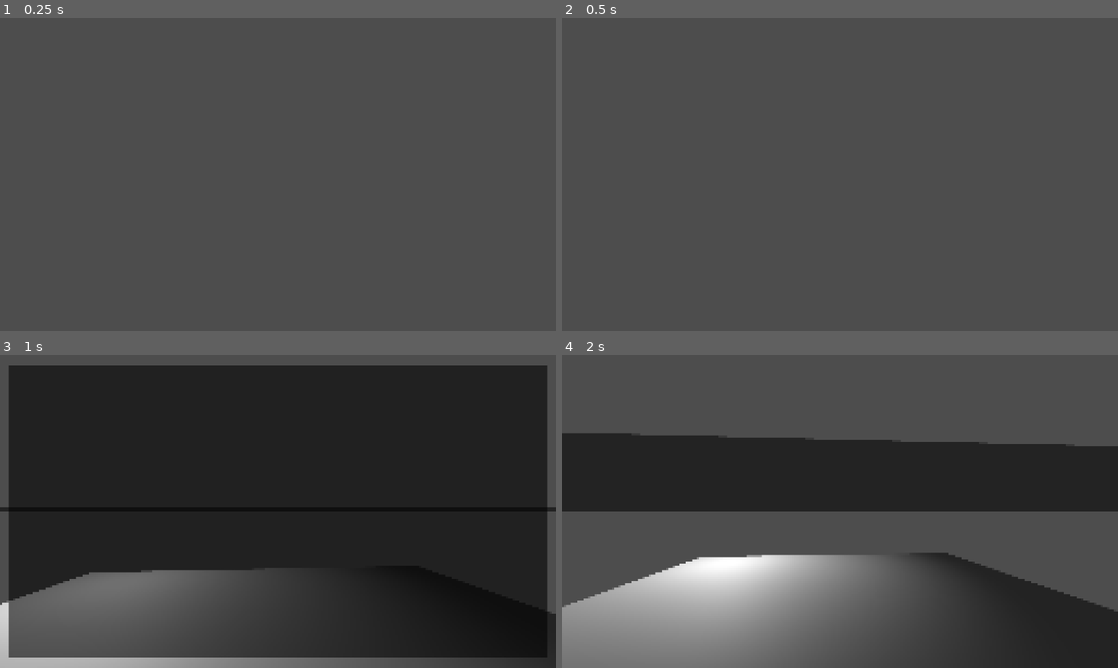
Above: before the commit, frames 1-4 (two rows, left to right).
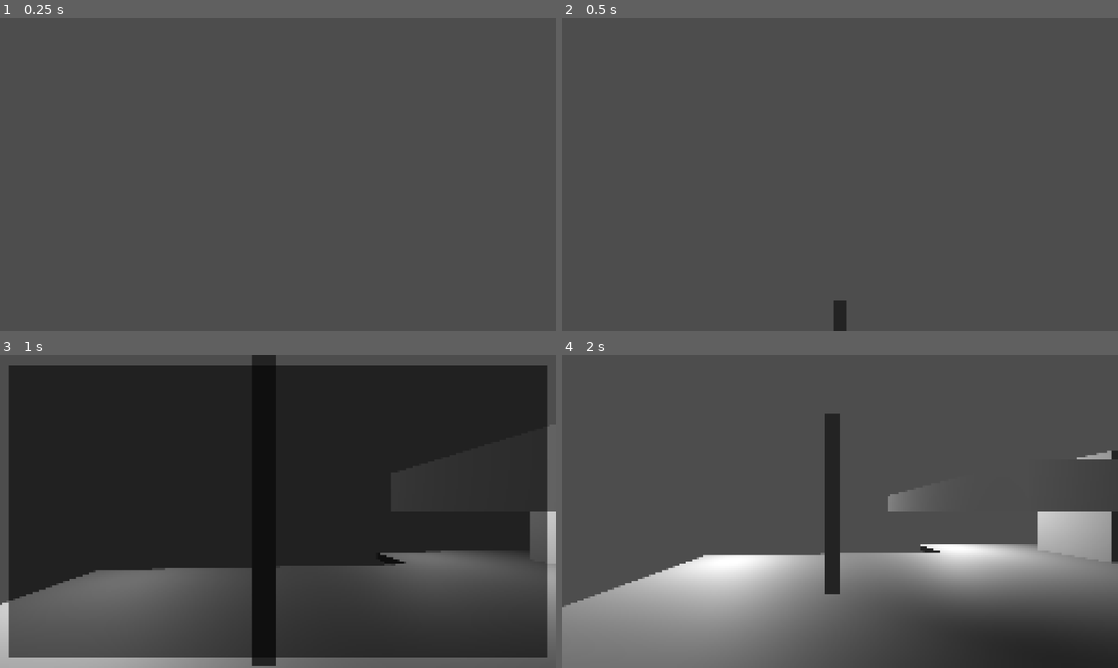
Above: after the commit, the same moments.

Repository: BrownRISDGameDevelopers/hungry-haus
Game: Godot game, scene res://src/Game.tscn
Two runs of this game, one before a commit and one after it. Both use one fixed random seed, a clock stepped at 60 frames per second and the inputs below.
Inputs (mouse positions are in pixels of both pictures, inside the frame that each line leads up to):
- Up to frame 1 (0.25 s): no input
- Up to frame 2 (0.5 s): no input
- Up to frame 3 (1 s): move the mouse to (305, 511) at 0.52 s; hold W (move_forward) from 0.53 s (still down); hold Tab (interact) from 0.53 s (still down); tap Space (jump) at 0.77 s
- Up to frame 4 (2 s): tap Enter at 1.25 s; move the mouse to (728, 527) at 1.27 s; release W (move_forward) at 1.28 s; release Tab (interact) at 1.28 s; hold S (move_backward) from 1.28 s (still down); tap Tab (interact) at 1.35 s; tap Space (jump) at 1.52 s

Frame 1 is identical in both runs. In frame 2, 0.2% of the frame differs, in the area x 48-52%, y 90-100%; in frame 3, 12%; in frame 4, 33%, in the area x 0-100%, y 18-87%.

Commit message:
divide world into rooms

Diff:
--- a/src/player/player.tscn
+++ b/src/player/player.tscn
@@ -1,6 +1,14 @@
-[gd_scene load_steps=2 format=3 uid="uid://bp36emxlxtkhg"]
+[gd_scene load_steps=3 format=3 uid="uid://bp36emxlxtkhg"]
 
 [ext_resource type="Script" uid="uid://b37jjhgj4urbr" path="res://src/player/player.gd" id="1_4anbu"]
 
+[sub_resource type="CapsuleShape3D" id="CapsuleShape3D_4anbu"]
+
 [node name="Player" type="CharacterBody3D"]
 script = ExtResource("1_4anbu")
+
+[node name="CollisionShape3D" type="CollisionShape3D" parent="."]
+shape = SubResource("CapsuleShape3D_4anbu")
+debug_color = Color(0, 0.6, 0.701961, 1)
+
+[node name="Camera3D" type="Camera3D" parent="."]
--- /dev/null
+++ b/src/ui/bathroom/bathroom_puzzle.gd
@@ -0,0 +1,3 @@
+extends Puzzle
+
+class_name BathroomPuzzle
--- /dev/null
+++ b/src/ui/bathroom/bathroom_puzzle.tscn
@@ -0,0 +1,7 @@
+[gd_scene load_steps=3 format=3 uid="uid://bfnojvvc0fc2h"]
+
+[ext_resource type="PackedScene" uid="uid://cl6ia52rquthd" path="res://src/ui/puzzle.tscn" id="1_nymm8"]
+[ext_resource type="Script" uid="uid://c7b3mpxs4w5ft" path="res://src/ui/bathroom/bathroom_puzzle.gd" id="2_w10vh"]
+
+[node name="BathroomPuzzle" instance=ExtResource("1_nymm8")]
+script = ExtResource("2_w10vh")
--- /dev/null
+++ b/src/ui/bedroom/bedroom_puzzle.gd
@@ -0,0 +1,3 @@
+extends Puzzle
+
+class_name BedroomPuzzle
--- /dev/null
+++ b/src/ui/bedroom/bedroom_puzzle.tscn
@@ -0,0 +1,7 @@
+[gd_scene load_steps=3 format=3 uid="uid://ucb4ni385yxx"]
+
+[ext_resource type="PackedScene" uid="uid://cl6ia52rquthd" path="res://src/ui/puzzle.tscn" id="1_mb3a5"]
+[ext_resource type="Script" uid="uid://xi7c6ifqm0rl" path="res://src/ui/bedroom/bedroom_puzzle.gd" id="2_yn5g8"]
+
+[node name="BedroomPuzzle" instance=ExtResource("1_mb3a5")]
+script = ExtResource("2_yn5g8")
--- a/src/ui/kitchen_puzzle.gd
+++ b/src/ui/kitchen/kitchen_puzzle.gd
@@ -1,3 +1,5 @@
 extends Puzzle
 
 class_name KitchenPuzzle
+
+# TODO sliding puzzle logic
--- a/src/ui/kitchen_puzzle.tscn
+++ b/src/ui/kitchen/kitchen_puzzle.tscn
@@ -1,6 +1,6 @@
 [gd_scene load_steps=2 format=3 uid="uid://chg877he58hdh"]
 
-[ext_resource type="Script" uid="uid://d08gdlqj02bom" path="res://src/ui/kitchen_puzzle.gd" id="1_i8rvj"]
+[ext_resource type="Script" uid="uid://d08gdlqj02bom" path="res://src/ui/kitchen/kitchen_puzzle.gd" id="1_i8rvj"]
 
 [node name="KitchenPuzzle" type="Control"]
 layout_mode = 3
--- a/src/ui/puzzle.gd
+++ b/src/ui/puzzle.gd
@@ -1,6 +1,12 @@
 extends Control
 
 class_name Puzzle
+
+#region Signals
+## Called when this puzzle is completed by the player.
+signal completed
+#endregion Signals
+
 
 @onready var player: Player = get_tree().get_first_node_in_group("player")
 
@@ -9,6 +15,7 @@
 const COLOR_TRANSPARENT : Color = Color(1,1,1,0)
 
 var puzzle_active : bool = false
+var already_complete := false
 
 func _ready():
 	modulate = Color(1,1,1,0)
@@ -28,3 +35,8 @@
 		Global.safe_tween(self).tween_property(self, "modulate", COLOR_TRANSPARENT, APPEAR_DURATION_SEC)
 		puzzle_active = false
 		player.close_puzzle()
+
+func complete():
+	if not already_complete: # Can only be completed once
+		completed.emit()
+		already_complete = true
--- /dev/null
+++ b/src/world/bathroom/bathroom.tscn
@@ -0,0 +1,35 @@
+[gd_scene load_steps=5 format=3 uid="uid://cbhixqh442rce"]
+
+[ext_resource type="PackedScene" uid="uid://b7d183kvilajh" path="res://src/world/room.tscn" id="1_07c2d"]
+[ext_resource type="Script" uid="uid://bq5kwa4ugf3dr" path="res://src/world/door.gd" id="2_wb6bg"]
+
+[sub_resource type="BoxMesh" id="BoxMesh_07c2d"]
+
+[sub_resource type="BoxShape3D" id="BoxShape3D_wb6bg"]
+
+[node name="Bathroom" instance=ExtResource("1_07c2d")]
+
+[node name="MeshInstance3D" type="MeshInstance3D" parent="." index="0"]
+transform = Transform3D(5.70385, 0, 0, 0, 0.163915, 0, 0, 0, 7.19738, 0, 0, 0)
+mesh = SubResource("BoxMesh_07c2d")
+skeleton = NodePath("../../..")
+
+[node name="StaticBody3D" type="StaticBody3D" parent="MeshInstance3D" index="0"]
+
+[node name="CollisionShape3D" type="CollisionShape3D" parent="MeshInstance3D/StaticBody3D" index="0"]
+shape = SubResource("BoxShape3D_wb6bg")
+
+[node name="OmniLight3D" type="OmniLight3D" parent="." index="1"]
+transform = Transform3D(1, 0, 0, 0, 1, 0, 0, 0, 1, -2.08614, 1.47176, -3.10214)
+light_energy = 4.556
+
+[node name="MeshInstance3D2" type="MeshInstance3D" parent="." index="2"]
+transform = Transform3D(2.2618, 0, 0, 0, 0.163915, 0, 0, 0, 1.42296, 0, 1.16567, 0)
+mesh = SubResource("BoxMesh_07c2d")
+skeleton = NodePath("../../..")
+
+[node name="Door" type="MeshInstance3D" parent="." index="3"]
+transform = Transform3D(-9.88664e-08, 0.163915, 0, -2.2618, -7.16495e-09, 0, 0, 0, 1.42296, 0, 1.16567, -1.92455)
+mesh = SubResource("BoxMesh_07c2d")
+skeleton = NodePath("../../..")
+script = ExtResource("2_wb6bg")
--- /dev/null
+++ b/src/world/bedroom/bedroom.gd
@@ -0,0 +1,3 @@
+extends Room
+
+class_name Bedroom
--- /dev/null
+++ b/src/world/bedroom/bedroom.tscn
@@ -0,0 +1,39 @@
+[gd_scene load_steps=7 format=3 uid="uid://b2ismqwsicjsb"]
+
+[ext_resource type="PackedScene" uid="uid://b7d183kvilajh" path="res://src/world/room.tscn" id="1_oyc66"]
+[ext_resource type="Script" uid="uid://61yiknqya65" path="res://src/world/bedroom/bedroom.gd" id="2_5h70c"]
+[ext_resource type="Script" uid="uid://bq5kwa4ugf3dr" path="res://src/world/door.gd" id="3_1qlg5"]
+
+[sub_resource type="BoxMesh" id="BoxMesh_5h70c"]
+
+[sub_resource type="BoxShape3D" id="BoxShape3D_1qlg5"]
+
+[sub_resource type="BoxMesh" id="BoxMesh_s0n1g"]
+
+[node name="Bedroom" instance=ExtResource("1_oyc66")]
+script = ExtResource("2_5h70c")
+
+[node name="MeshInstance3D" type="MeshInstance3D" parent="." index="0"]
+transform = Transform3D(5.70385, 0, 0, 0, 0.163915, 0, 0, 0, 7.19738, 0, 0, 0)
+mesh = SubResource("BoxMesh_5h70c")
+skeleton = NodePath("../../..")
+
+[node name="StaticBody3D" type="StaticBody3D" parent="MeshInstance3D" index="0"]
+
+[node name="CollisionShape3D" type="CollisionShape3D" parent="MeshInstance3D/StaticBody3D" index="0"]
+shape = SubResource("BoxShape3D_1qlg5")
+
+[node name="OmniLight3D" type="OmniLight3D" parent="." index="1"]
+transform = Transform3D(1, 0, 0, 0, 1, 0, 0, 0, 1, -2.08614, 1.47176, -3.10214)
+light_energy = 4.556
+
+[node name="MeshInstance3D2" type="MeshInstance3D" parent="." index="2"]
+transform = Transform3D(2.2618, 0, 0, 0, 0.163915, 0, 0, 0, 1.42296, 1.67607, 1.16567, 0)
+mesh = SubResource("BoxMesh_5h70c")
+skeleton = NodePath("../../..")
+
+[node name="Door" type="MeshInstance3D" parent="." index="3"]
+transform = Transform3D(-9.88664e-08, 0.163915, 0, -2.2618, -7.16495e-09, 0, 0, 0, 1.42296, 0, 1.16567, -1.92455)
+mesh = SubResource("BoxMesh_s0n1g")
+skeleton = NodePath("../../..")
+script = ExtResource("3_1qlg5")
--- /dev/null
+++ b/src/world/door.gd
@@ -0,0 +1,7 @@
+extends Node
+
+class_name Door
+
+func open():
+	create_tween().tween_property(self, "rotation", PI / 3, 0.3).set_trans(Tween.TRANS_BOUNCE)
+	# TODO play a door opening sound here
--- /dev/null
+++ b/src/world/kitchen/kitchen.gd
@@ -0,0 +1,3 @@
+extends Room
+
+class_name Kitchen
--- /dev/null
+++ b/src/world/kitchen/kitchen.tscn
@@ -0,0 +1,39 @@
+[gd_scene load_steps=7 format=3 uid="uid://dhlbgrr3xcf5r"]
+
+[ext_resource type="PackedScene" uid="uid://b7d183kvilajh" path="res://src/world/room.tscn" id="1_vr71u"]
+[ext_resource type="Script" uid="uid://bwh71ad6dglss" path="res://src/world/kitchen/kitchen.gd" id="2_st74x"]
+[ext_resource type="Script" uid="uid://bq5kwa4ugf3dr" path="res://src/world/door.gd" id="3_0ds05"]
+
+[sub_resource type="BoxMesh" id="BoxMesh_st74x"]
+
+[sub_resource type="BoxShape3D" id="BoxShape3D_0ds05"]
+
+[sub_resource type="BoxMesh" id="BoxMesh_bms0r"]
+
+[node name="Kitchen" instance=ExtResource("1_vr71u")]
+script = ExtResource("2_st74x")
+
+[node name="MeshInstance3D" type="MeshInstance3D" parent="." index="0"]
+transform = Transform3D(5.70385, 0, 0, 0, 0.163915, 0, 0, 0, 7.19738, 0, 0, 0)
+mesh = SubResource("BoxMesh_st74x")
+skeleton = NodePath("../../..")
+
+[node name="StaticBody3D" type="StaticBody3D" parent="MeshInstance3D" index="0"]
+
+[node name="CollisionShape3D" type="CollisionShape3D" parent="MeshInstance3D/StaticBody3D" index="0"]
+shape = SubResource("BoxShape3D_0ds05")
+
+[node name="OmniLight3D" type="OmniLight3D" parent="." index="1"]
+transform = Transform3D(1, 0, 0, 0, 1, 0, 0, 0, 1, -2.08614, 1.47176, -3.10214)
+light_energy = 4.556
+
+[node name="MeshInstance3D2" type="MeshInstance3D" parent="." index="2"]
+transform = Transform3D(2.2618, 0, 0, 0, 0.163915, 0, 0, 0, 1.42296, 0, 1.16567, 2.47364)
+mesh = SubResource("BoxMesh_st74x")
+skeleton = NodePath("../../..")
+
+[node name="Door" type="MeshInstance3D" parent="." index="3"]
+transform = Transform3D(-9.88664e-08, 0.163915, 0, -2.2618, -7.16495e-09, 0, 0, 0, 1.42296, 0, 1.16567, -1.92455)
+mesh = SubResource("BoxMesh_bms0r")
+skeleton = NodePath("../../..")
+script = ExtResource("3_0ds05")
--- /dev/null
+++ b/src/world/room.gd
@@ -0,0 +1,34 @@
+extends Node3D
+
+class_name Room
+
+## Emitted when all puzzles in this room are completed.
+signal puzzles_completed
+
+## The puzzles to complete in this room.
+## When all are completed, the room's door opens.
+var puzzles : Array[Puzzle]
+
+## The number of puzzles completed so far.
+var completed_count := 0
+
+## This room's door, which opens when all puzzles are completed.
+var door : Door
+
+
+func _ready() -> void:
+	# Populate puzzles and door
+	for child in get_children():
+		if child is Puzzle:
+			puzzles.append(child)
+			# Make each puzzle increment a count when it's completed
+			child.completed.connect()
+		if child is Door:
+			door = child
+	# Make door open when puzzles are all completed
+	puzzles_completed.connect(door.open)
+
+func complete_one_puzzle():
+	completed_count += 1
+	if completed_count == puzzles.size():
+		puzzles_completed.emit()
--- /dev/null
+++ b/src/world/room.tscn
@@ -0,0 +1,6 @@
+[gd_scene load_steps=2 format=3 uid="uid://b7d183kvilajh"]
+
+[ext_resource type="Script" uid="uid://cw3npsrvth2tv" path="res://src/world/room.gd" id="1_biyb1"]
+
+[node name="Room" type="Node3D"]
+script = ExtResource("1_biyb1")
--- a/src/world/world.tscn
+++ b/src/world/world.tscn
@@ -2,10 +2,9 @@
 
 [ext_resource type="Script" uid="uid://bdvwc7vj0sju6" path="res://src/world/world.gd" id="1_1k4gi"]
 [ext_resource type="PackedScene" uid="uid://bp36emxlxtkhg" path="res://src/player/player.tscn" id="2_6fy3g"]
-
-[sub_resource type="BoxMesh" id="BoxMesh_1k4gi"]
-
-[sub_resource type="BoxShape3D" id="BoxShape3D_6fy3g"]
+[ext_resource type="PackedScene" uid="uid://cbhixqh442rce" path="res://src/world/bathroom/bathroom.tscn" id="3_43c6p"]
+[ext_resource type="PackedScene" uid="uid://dhlbgrr3xcf5r" path="res://src/world/kitchen/kitchen.tscn" id="4_l0av5"]
+[ext_resource type="PackedScene" uid="uid://b2ismqwsicjsb" path="res://src/world/bedroom/bedroom.tscn" id="5_5kmgb"]
 
 [sub_resource type="Environment" id="Environment_6fy3g"]
 
@@ -13,39 +12,22 @@
 
 [sub_resource type="Compositor" id="Compositor_bsf3i"]
 
-[sub_resource type="CapsuleShape3D" id="CapsuleShape3D_jte2u"]
-
 [node name="World" type="Node3D"]
 script = ExtResource("1_1k4gi")
-
-[node name="MeshInstance3D" type="MeshInstance3D" parent="."]
-transform = Transform3D(5.70385, 0, 0, 0, 0.163915, 0, 0, 0, 7.19738, 0, 0, 0)
-mesh = SubResource("BoxMesh_1k4gi")
-skeleton = NodePath("../../..")
-
-[node name="StaticBody3D" type="StaticBody3D" parent="MeshInstance3D"]
-
-[node name="CollisionShape3D" type="CollisionShape3D" parent="MeshInstance3D/StaticBody3D"]
-shape = SubResource("BoxShape3D_6fy3g")
 
 [node name="WorldEnvironment" type="WorldEnvironment" parent="."]
 environment = SubResource("Environment_6fy3g")
 camera_attributes = SubResource("CameraAttributesPractical_jte2u")
 compositor = SubResource("Compositor_bsf3i")
 
-[node name="OmniLight3D" type="OmniLight3D" parent="."]
-transform = Transform3D(1, 0, 0, 0, 1, 0, 0, 0, 1, -2.08614, 1.47176, -3.10214)
-light_energy = 4.556
-
-[node name="MeshInstance3D2" type="MeshInstance3D" parent="."]
-transform = Transform3D(2.2618, 0, 0, 0, 0.163915, 0, 0, 0, 1.42296, 0, 1.16567, 0)
-mesh = SubResource("BoxMesh_1k4gi")
-skeleton = NodePath("../../..")
-
 [node name="Player" parent="." groups=["player"] instance=ExtResource("2_6fy3g")]
 transform = Transform3D(1, 0, 0, 0, 1, 0, 0, 0, 1, 0, 5.26706, 0)
 
-[node name="CollisionShape3D" type="CollisionShape3D" parent="Player"]
-shape = SubResource("CapsuleShape3D_jte2u")
+[node name="Bathroom" parent="." instance=ExtResource("3_43c6p")]
+transform = Transform3D(1, 0, 0, 0, 1, 0, 0, 0, 1, 5.64668, 0, -1.26955)
 
-[node name="Camera3D" type="Camera3D" parent="Player"]
+[node name="Kitchen" parent="." instance=ExtResource("4_l0av5")]
+transform = Transform3D(1, 0, 0, 0, 1, 0, 0, 0, 1, 0, 0, 7.03069)
+
+[node name="Bedroom" parent="." instance=ExtResource("5_5kmgb")]
+transform = Transform3D(1, 0, 0, 0, 1, 0, 0, 0, 1, 0, 0, -0.123048)
Binary file added: asset/3d/bathroom/HHBATH_Test.fbx
Not shown, added: asset/3d/bathroom/HHBATH_Test.fbx.import
Not shown, added: src/ui/bathroom/bathroom_puzzle.gd.uid
Not shown, added: src/ui/bedroom/bedroom_puzzle.gd.uid
Renamed: src/ui/kitchen_puzzle.gd.uid -> src/ui/kitchen/kitchen_puzzle.gd.uid
Not shown, added: src/world/bedroom/bedroom.gd.uid
Not shown, added: src/world/door.gd.uid
Not shown: 1 places in src/world/interactable_object.tscn that only renumber resources
Not shown, added: src/world/kitchen/kitchen.gd.uid
Not shown, added: src/world/room.gd.uid
